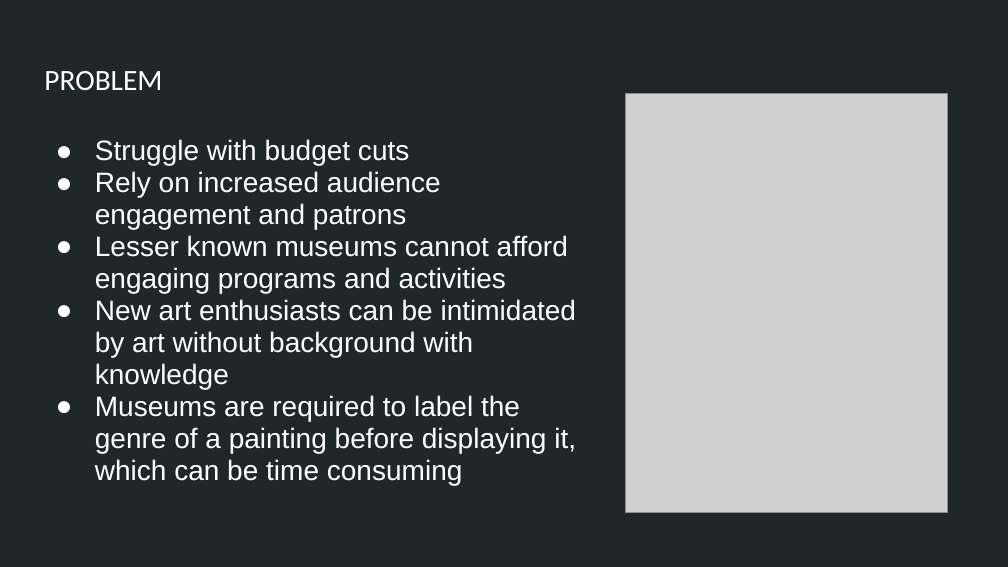
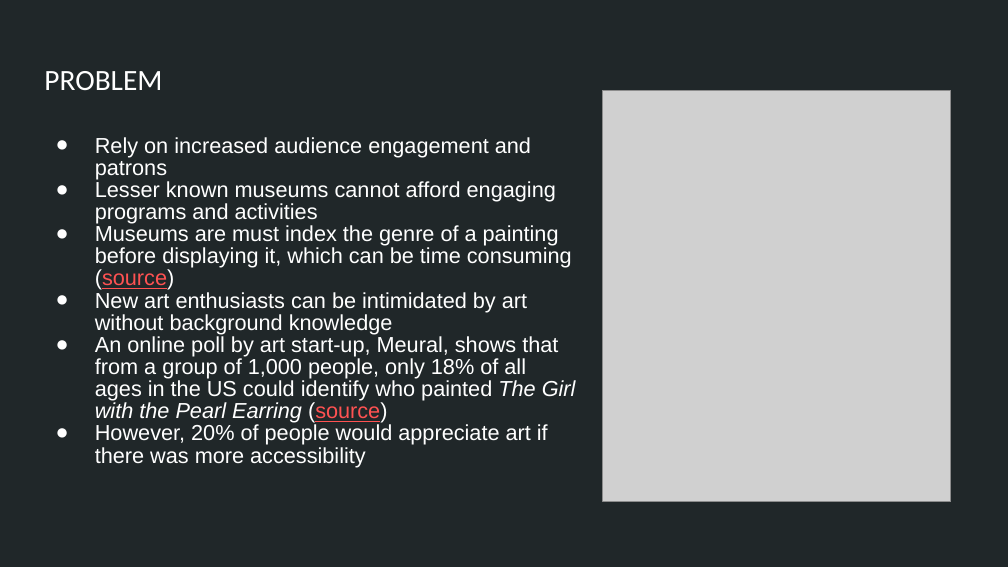
Before and after one commit to justinepicar/Art_Style_Classification, a slide deck: slide 3 of presentation/Art_Classification_ppt.pptx. Drawn at 1008x567 pixels with LibreOffice and Linux fonts; fonts in the diff are those of the drawing; grey boxes stand for pictures. Boxes give left, top, right and bottom in pixels: in the first picture for what was removed or moved away, otherwise in the second. Text is boxed around its words. In the diff, an @@ line names an element or a change of style, - is before the commit and + after.

```diff
--- a/presentation/Art_Classification_ppt.pptx
+++ b/presentation/Art_Classification_ppt.pptx
@@ picture resized from (x1=626, y1=93, x2=948, y2=512) to (x1=603, y1=91, x2=951, y2=502) @@
@@ text at (x1=95, y1=139, x2=409, y2=166): paragraph removed @@
-● Struggle with budget cuts
@@ text at (x1=95, y1=137, x2=556, y2=224): size 20 to 15.5 pt in "Rely on increased audience engagement and patrons", "Lesser known museums cannot afford engaging programs ..."; line spacing 0.95 to 0.85 @@
@@ text at (x1=95, y1=225, x2=576, y2=467): text changed; size 20 to 15.5 pt @@
-● New art enthusiasts can be intimidated by art without background with knowledge
-● Museums are required to label the genre of a painting before displaying it, which can be time consuming
+● Museums are must index the genre of a painting before displaying it, which can be time consuming (source)
+● New art enthusiasts can be intimidated by art without background knowledge
+● An online poll by art start-up, Meural, shows that from a group of 1,000 people, only 18% of all ages in the US could identify who painted The Girl with the Pearl Earring (source)
+● However, 20% of people would appreciate art if there was more accessibility
```
Also in this commit, not shown: 8 other slides changed, 5 slides added, 7 other files.
